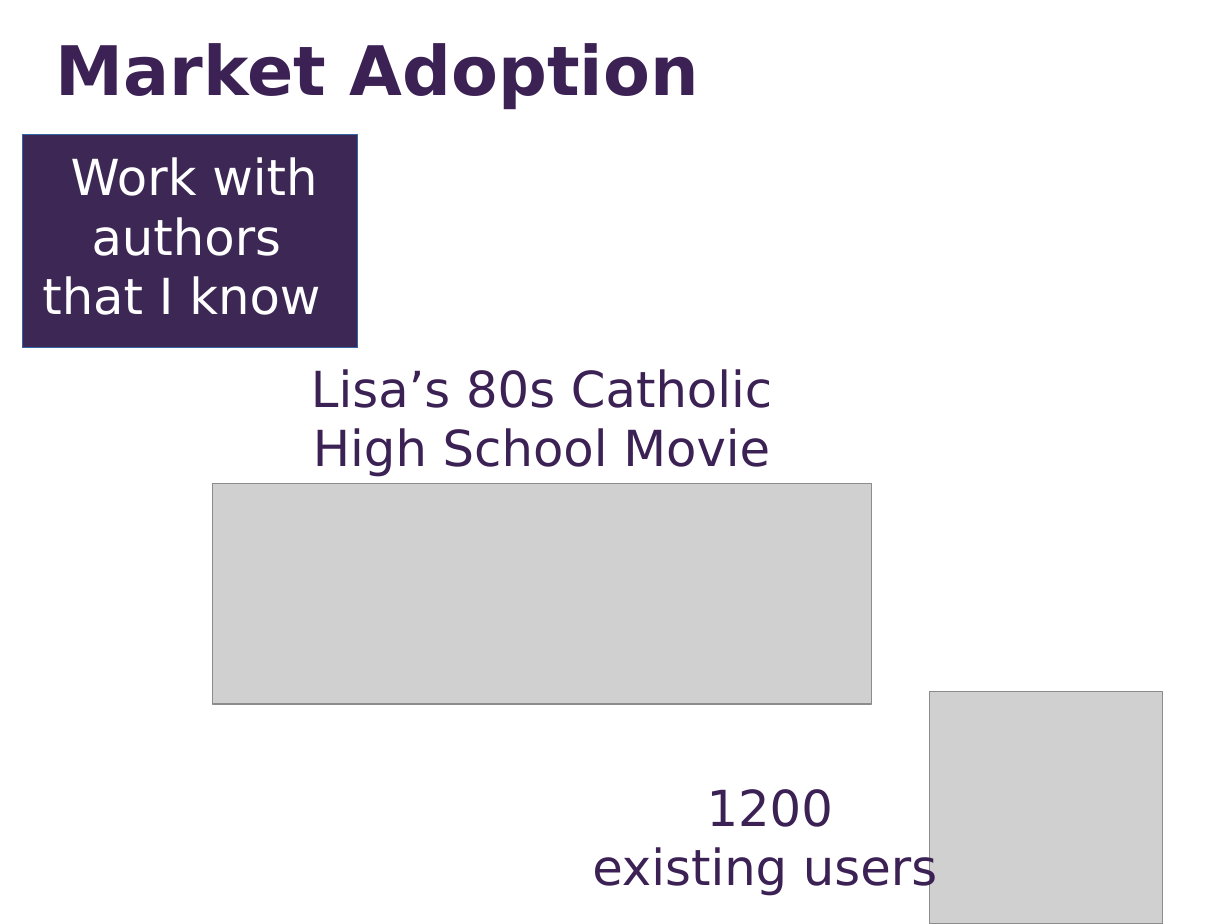
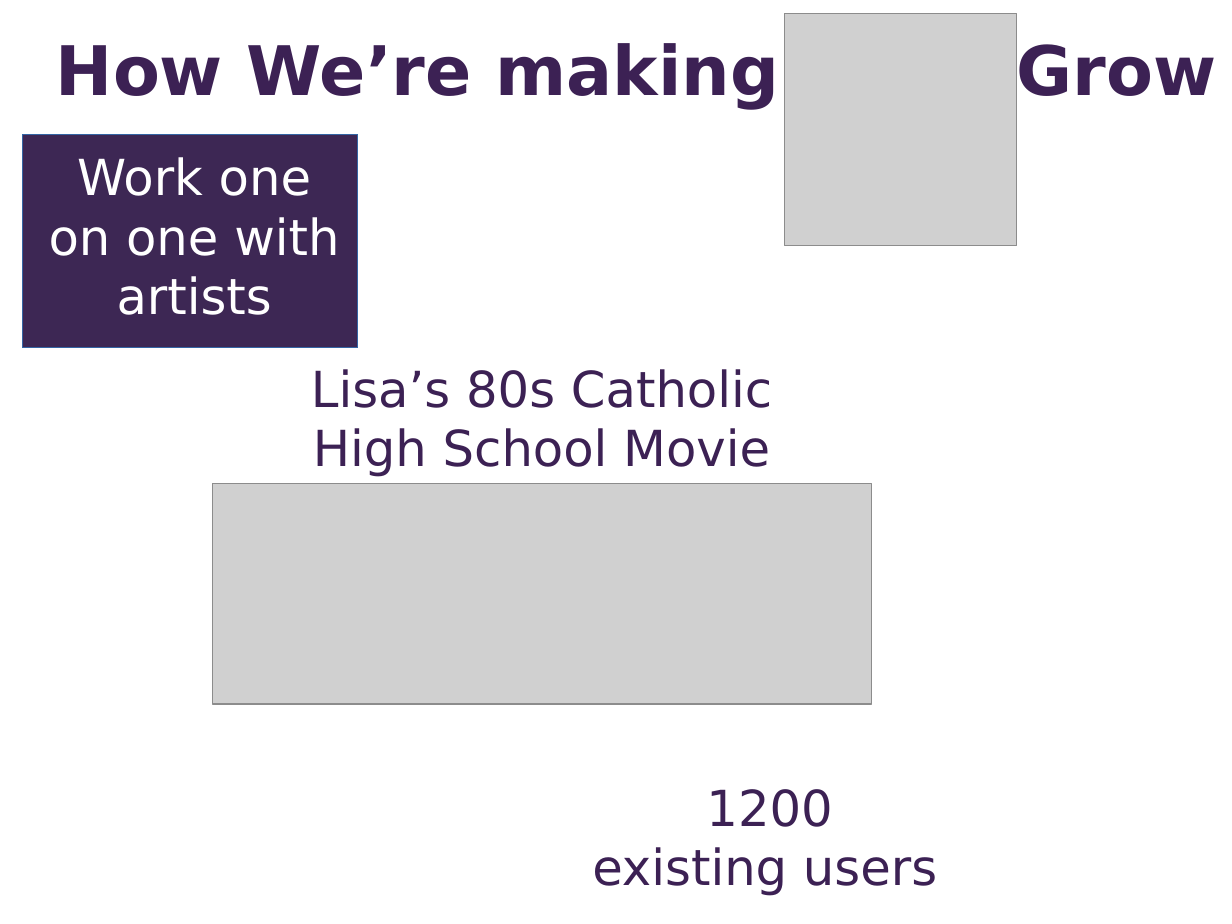
Before and after one commit to ece106/tomatocan, a slide deck: slide 7 of public/pitchSlides.pptx (slide 9 before the commit). Drawn at 1232x924 pixels with LibreOffice and Linux fonts; fonts in the diff are those of the drawing; grey boxes stand for pictures. Boxes give left, top, right and bottom in pixels: in the first picture for what was removed or moved away, otherwise in the second. Text is boxed around its words. In the diff, an @@ line names an element or a change of style, - is before the commit and + after.

```diff
--- a/public/pitchSlides.pptx
+++ b/public/pitchSlides.pptx
@@ picture: place and size @@
-picture at [930, 692, 1163, 924]
+picture at [785, 13, 1017, 246]
@@ text removed at [56, 43, 699, 110] @@
-Market Adoption
@@ text added at [56, 43, 1217, 110], 44 pt, text #3C2154, bold @@
+How We’re making Grow
@@ text at [49, 157, 339, 315]: text changed @@
-Work with authors
-that I know
+Work one on one with artists
```
Also in this commit, not shown: 6 other slides changed, 6 other files.
